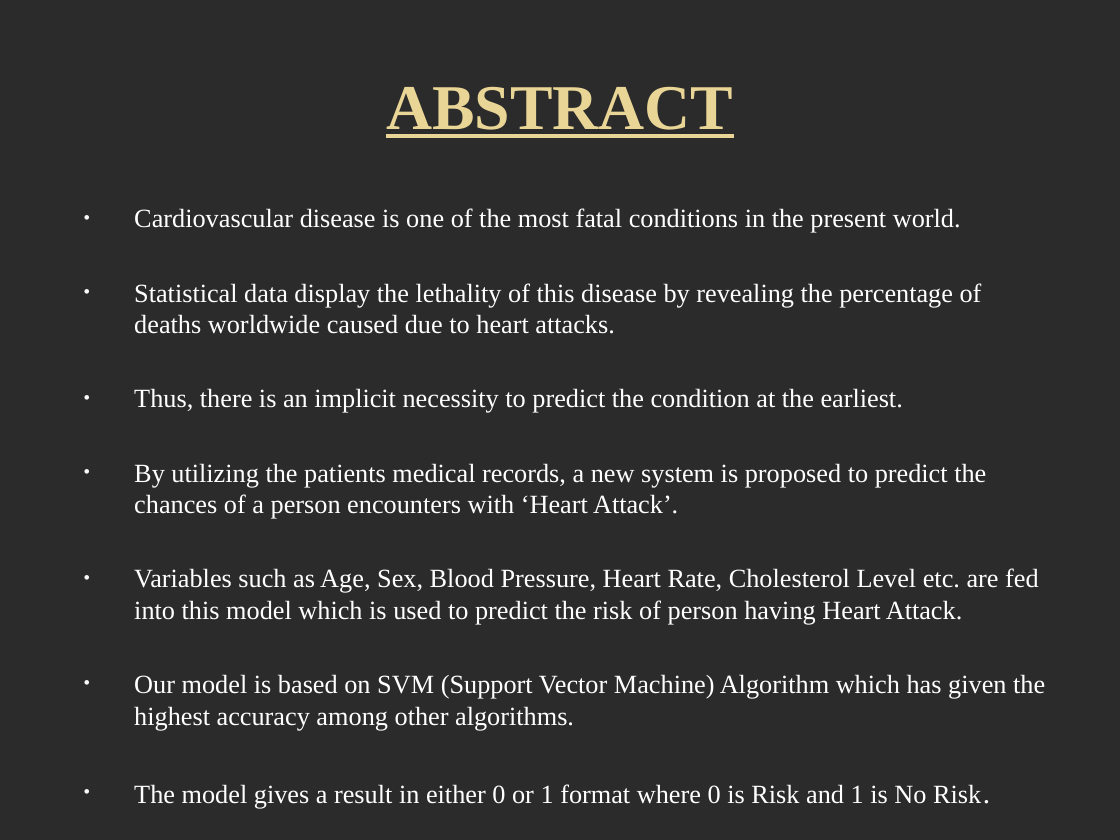
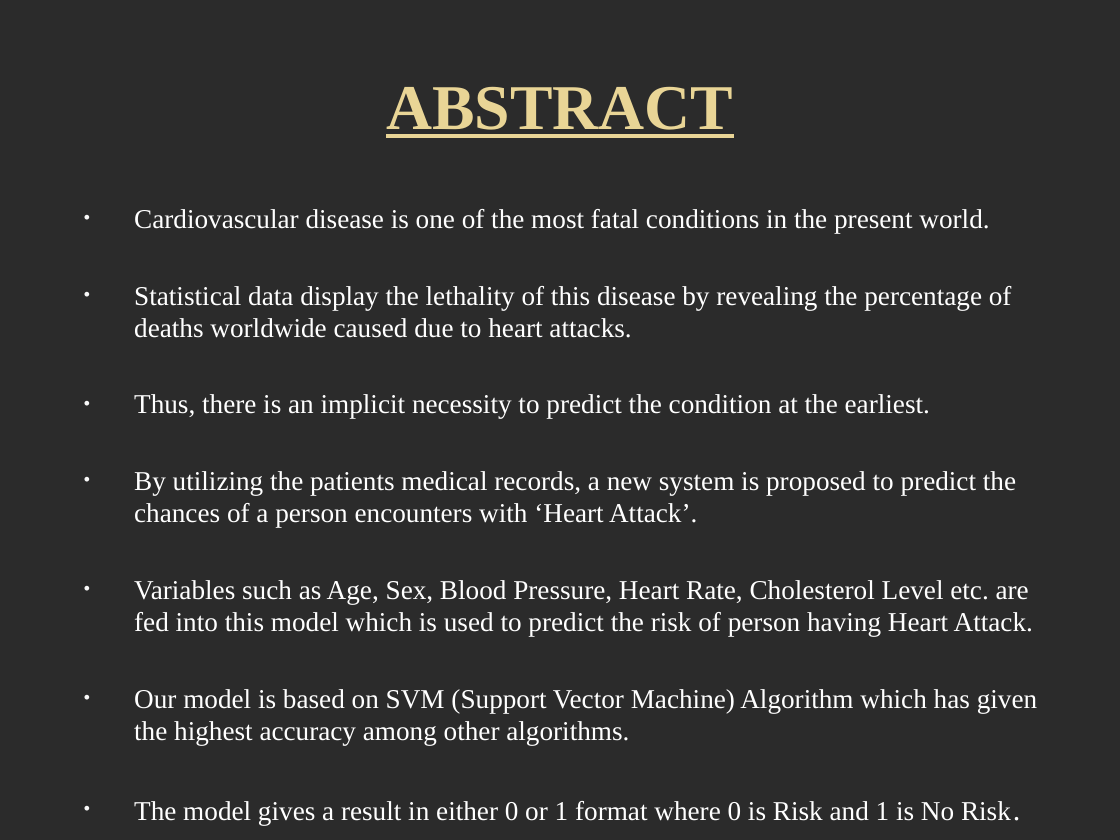
Before and after one commit to mdirshaddev/quadrous, a slide deck: slide 2 of Machine learning model/Group-6, Subhajit Bhowmik [Nishant, Irshad, Satyam, Vishnu, Mithlesh].pptx. Drawn at 1120x840 pixels with LibreOffice and Linux fonts; fonts in the diff are those of the drawing; background and template pictures are left out; a plain dark background stands for a picture behind light text. Boxes give left, top, right and bottom in pixels: in the first picture for what was removed or moved away, otherwise in the second. Text is boxed around its words. In the diff, an @@ line names an element or a change of style, - is before the commit and + after.

```diff
--- a/Machine learning model/Group-6, Subhajit Bhowmik [Nishant, Irshad, Satyam, Vishnu, Mithlesh].pptx
+++ b/Machine learning model/Group-6, Subhajit Bhowmik [Nishant, Irshad, Satyam, Vishnu, Mithlesh].pptx
@@ text "Cardiovascular disease is one of ..." at (134,209,1037,826): size 16.9 to 17.5 pt; size 18.8 to 19.4 pt in "Risk." @@
```
Also in this commit, not shown: 1 other slide changed.
